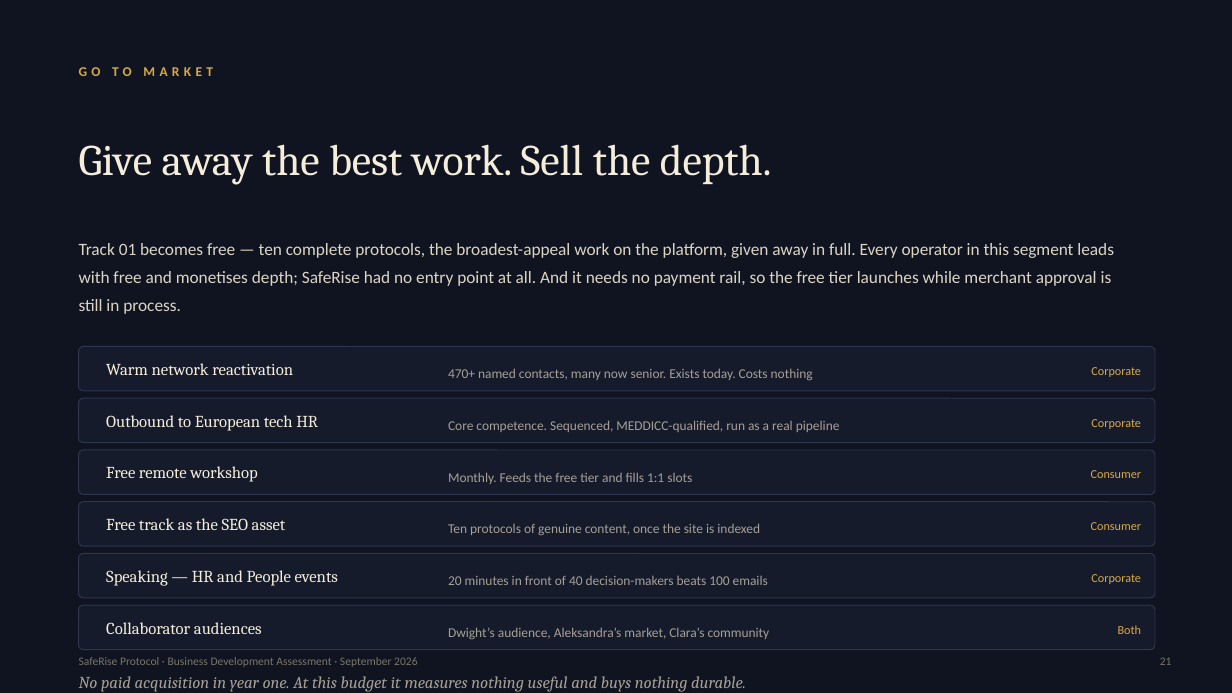
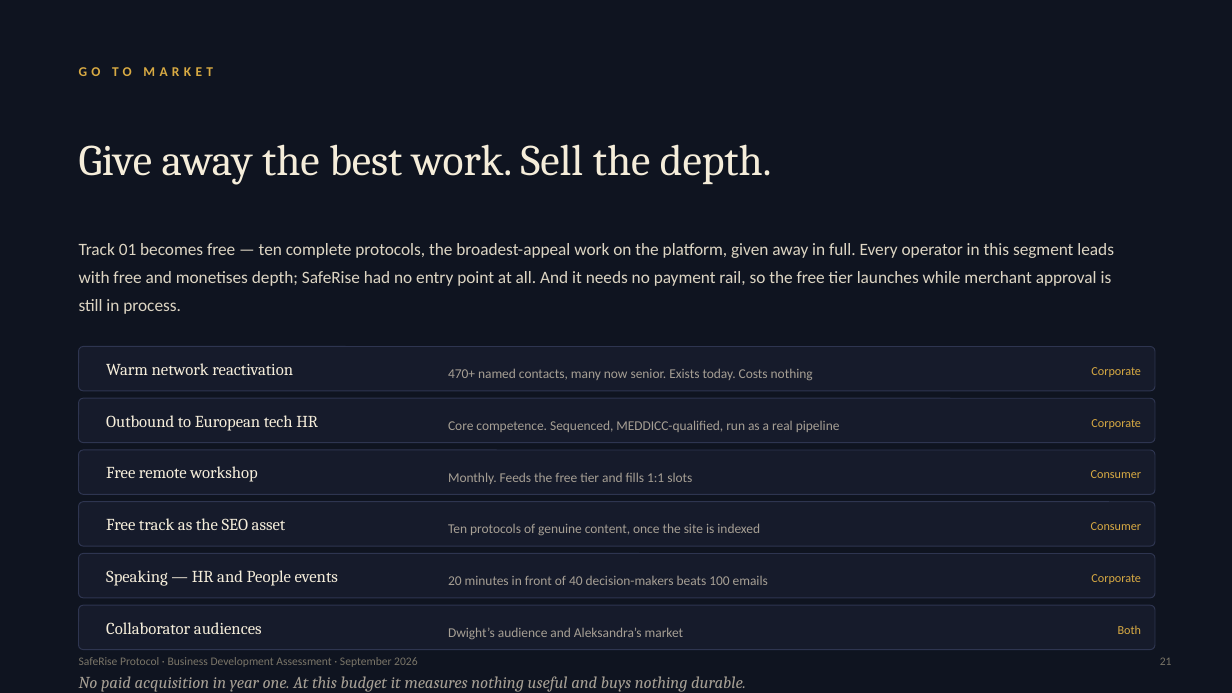
Before and after one commit to robleyworks/saferise, a slide deck: slide 21 of docs/business/SafeRise-Investor-Deck.pptx. Drawn at 1232x693 pixels with LibreOffice and Linux fonts; fonts in the diff are those of the drawing. Boxes give left, top, right and bottom in pixels: in the first picture for what was removed or moved away, otherwise in the second. Text is boxed around its words. In the diff, an @@ line names an element or a change of style, - is before the commit and + after.

```diff
--- a/docs/business/SafeRise-Investor-Deck.pptx
+++ b/docs/business/SafeRise-Investor-Deck.pptx
@@ text at [448, 627, 684, 639]: text changed @@
-Dwight’s audience, Aleksandra’s market, Clara’s community
+Dwight’s audience and Aleksandra’s market
```
Also in this commit, not shown: 7 other slides changed, 3 other files.
